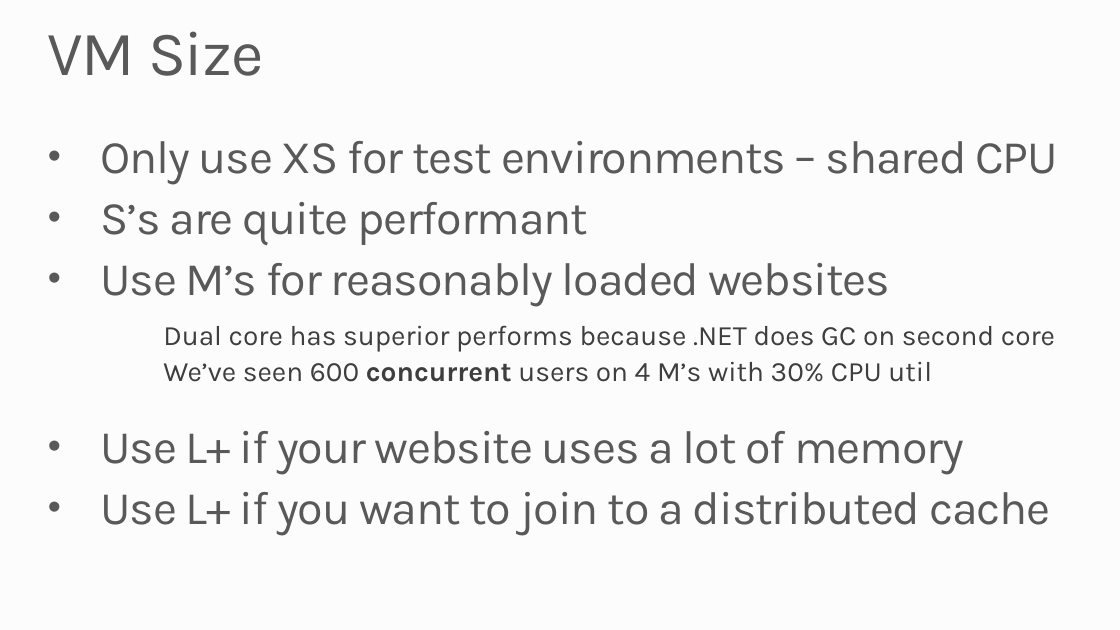
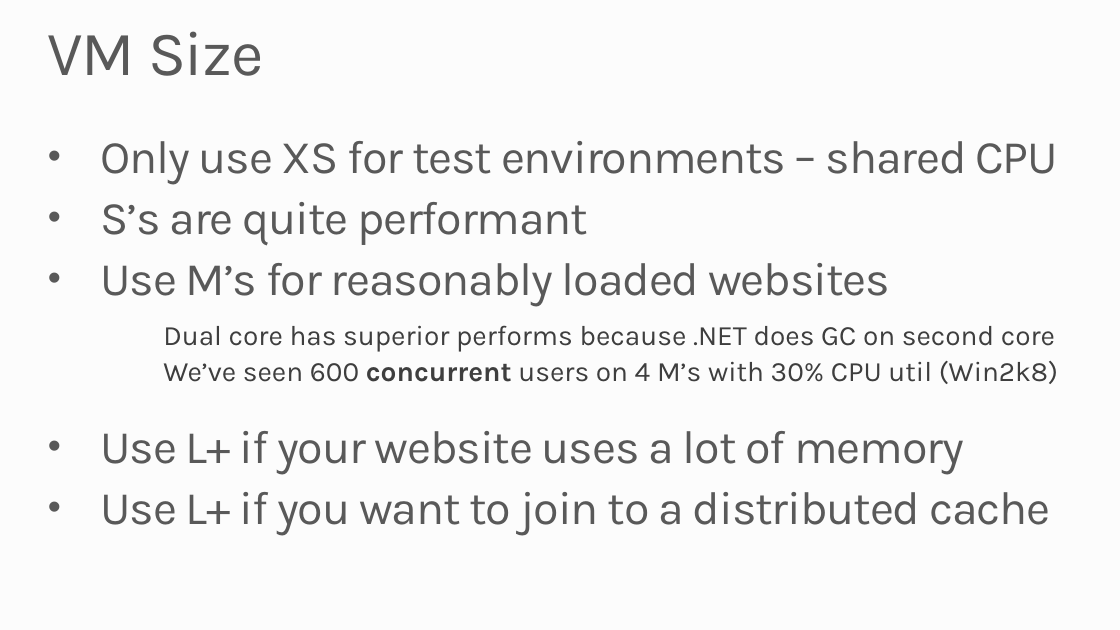
Before and after one commit to robdmoore/AzureWebAppsPresentation, a slide deck: slide 35 of Presentation.pptx. Drawn at 1120x630 pixels with LibreOffice and Linux fonts; fonts in the diff are those of the drawing; background and template pictures are left out. Boxes give left, top, right and bottom in pixels: in the first picture for what was removed or moved away, otherwise in the second. Text is boxed around its words. In the diff, an @@ line names an element or a change of style, - is before the commit and + after.

```diff
--- a/Presentation.pptx
+++ b/Presentation.pptx
@@ text at (163,361,1058,384): text changed @@
-    We’ve seen 600 concurrent users on 4 M’s with 30% CPU util
+    We’ve seen 600 concurrent users on 4 M’s with 30% CPU util (Win2k8)
```
Also in this commit, not shown: 8 other slides changed, 3 slides added, 2 slides removed.
